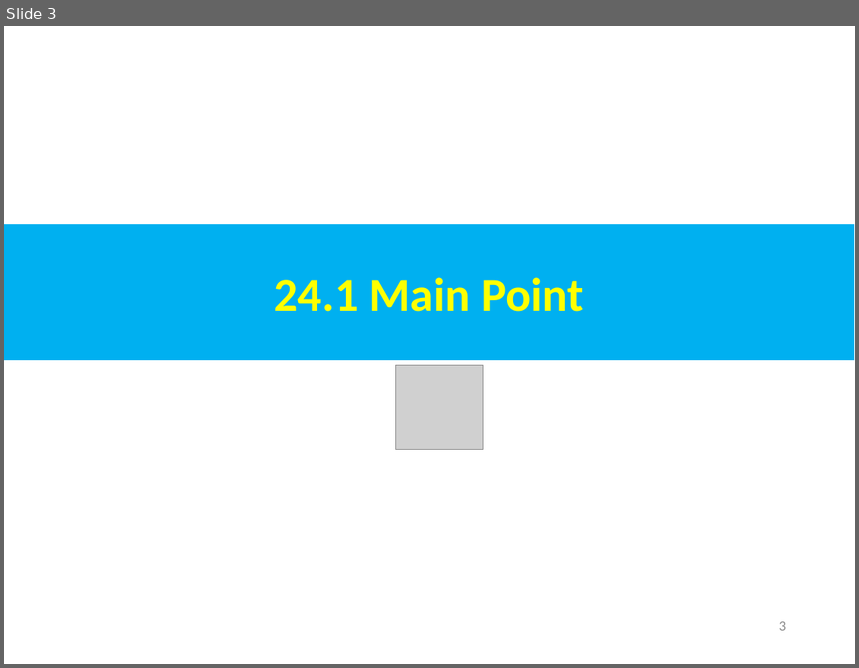
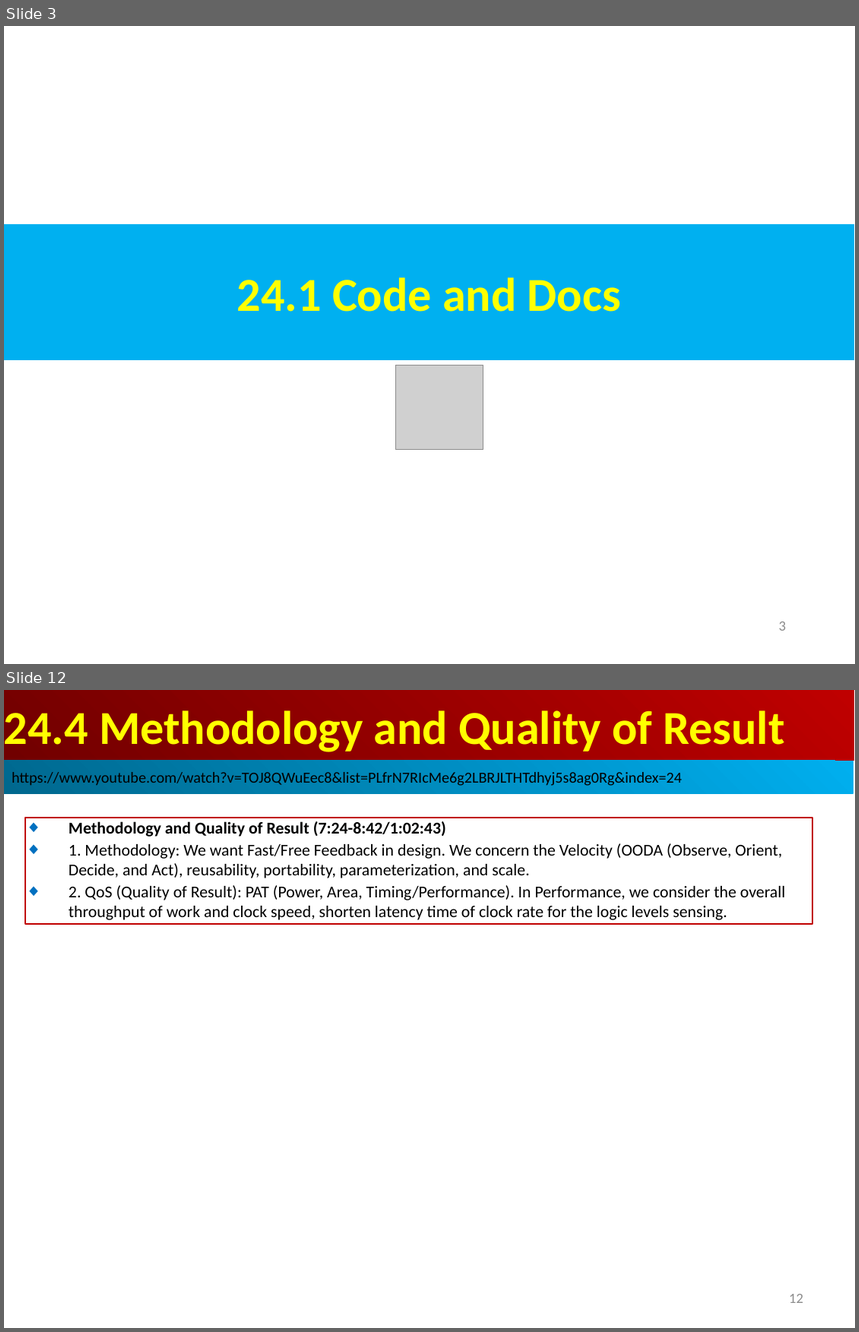
Before and after one commit to peterhchen/AIU_CS800_Chisel, a slide deck: 500_UCSC_HWD/024_XLS_GPU/000_Video/024.XLS_GPU.ppt. Shown one above the other, each under a label of ours: slide 3 before the commit, slides 3 and 12 after it; the slides between them are not shown. The pictures are 859x668 and 859x1332 pixels, drawn with LibreOffice and Linux fonts; fonts in the diff are those of the drawing; grey boxes stand for pictures. Boxes give left, top, right and bottom in pixels: in the first picture for what was removed or moved away, otherwise in the second. Text is boxed around its words. In the diff, an @@ line names an element or a change of style, - is before the commit and + after.

```diff
--- a/500_UCSC_HWD/024_XLS_GPU/000_Video/024.XLS_GPU.ppt
+++ b/500_UCSC_HWD/024_XLS_GPU/000_Video/024.XLS_GPU.ppt
@@ slide 12 added at [4, 690, 855, 1328], background #FFFFFF @@
@@ rectangle added at [4, 690, 854, 761], fill gradient #BF0000 to #710000, 40 pt, text #FFFF00, bold @@
+24.4 Methodology and Quality of Result
@@ rectangle added at [4, 761, 854, 794], fill gradient #00AFEF to #00688E, 13 pt, text #000000 @@
+https://www.youtube.com/watch?v=TOJ8QWuEec8&list=PLfrN7RIcMe6g2LBRJLTHTdhyj5s8ag0Rg&index=24
@@ rectangle added at [25, 818, 813, 924], outline #C00000 0.74 pt, 14 pt, text #000000 @@
+◆ Methodology and Quality of Result (7:24-8:42/1:02:43)
+◆ 1. Methodology: We want Fast/Free Feedback in design. We concern the Velocity (OODA (Observe, Orient, Decide, and Act), reusability, portability, parameterization, and scale.
+◆ 2. QoS (Quality of Result): PAT (Power, Area, Timing/Performance). In Performance, we consider the overall throughput of work and clock speed, shorten latency time of clock rate for the logic levels sensing.
@@ page number added at [789, 1294, 804, 1303], 12 pt, text #8B8B8B @@
+12
@@ slide 3 changed as well @@
@@ text in rectangle at [237, 278, 620, 312]: text changed @@
-24.1 Main Point
+24.1 Code and Docs
```
Also in this commit, not shown: 9 other slides added, 2 slides removed.
